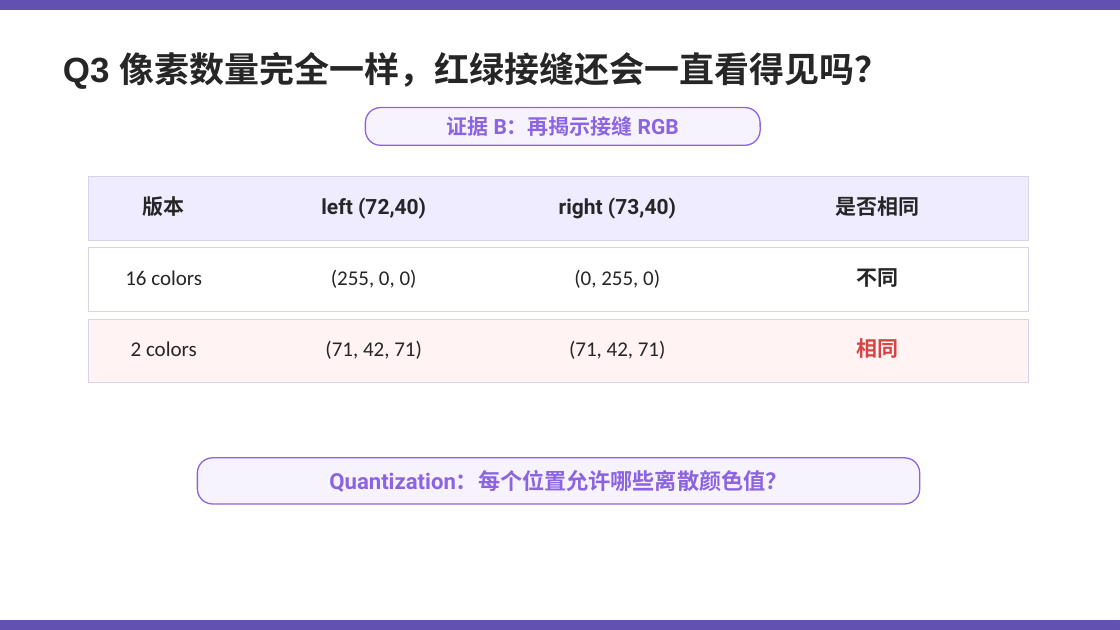
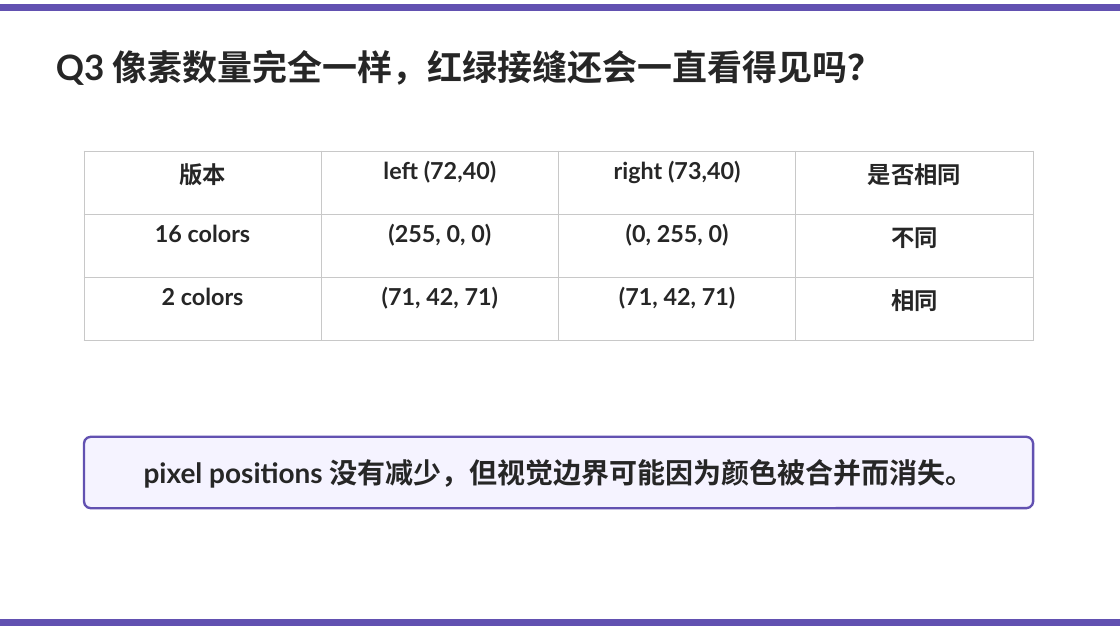
Before and after one commit to Kunonepeng/shtick, a slide deck: slide 12 of 1-2-encoding/1-2-3-image-encoding/image-encoding-v1.pptx (slide 10 before the commit). Drawn at 1120x630 pixels with LibreOffice and Linux fonts; fonts in the diff are those of the drawing. Boxes give left, top, right and bottom in pixels: in the first picture for what was removed or moved away, otherwise in the second. Text is boxed around its words. In the diff, an @@ line names an element or a change of style, - is before the commit and + after.

```diff
--- a/1-2-encoding/1-2-3-image-encoding/image-encoding-v1.pptx
+++ b/1-2-encoding/1-2-3-image-encoding/image-encoding-v1.pptx
@@ rectangle: place and size @@
-rectangle at (0,0,1120,9)
+rectangle at (0,4,1120,11)
@@ text "Q3 像素数量完全一样，红绿接缝还会一直看得见吗？" at (56,50,883,85): font Arial to Lato @@
@@ rounded rectangle removed at (365,108,760,145) @@
@@ text removed at (447,116,679,136) @@
-证据 B：再揭示接缝 RGB
@@ table added at (84,151,1035,340), 3 rows, 4 columns @@
+版本 | left (72,40) | right (73,40) | 是否相同
+16 colors | (255, 0, 0) | (0, 255, 0) | 不同
+2 colors | (71, 42, 71) | (71, 42, 71) | 相同
@@ rectangle removed at (88,176,1029,240) @@
@@ text removed at (143,196,185,216) @@
-版本
@@ text removed at (321,197,426,219) @@
-left (72,40)
@@ text removed at (559,197,676,219) @@
-right (73,40)
@@ text removed at (836,196,920,216) @@
-是否相同
@@ rectangle removed at (88,248,1029,312) @@
@@ text removed at (857,268,899,287) @@
-不同
@@ text removed at (125,270,202,285) @@
-16 colors
@@ text removed at (331,270,417,288) @@
-(255, 0, 0)
@@ text removed at (574,270,660,288) @@
-(0, 255, 0)
@@ rectangle removed at (88,319,1029,383) @@
@@ text removed at (131,341,197,356) @@
-2 colors
@@ text removed at (325,341,422,359) @@
-(71, 42, 71)
@@ text removed at (569,341,666,359) @@
-(71, 42, 71)
@@ text removed at (857,338,899,358) @@
-相同
@@ rounded rectangle: place and size @@
-rounded rectangle at (197,458,920,504)
+rounded rectangle at (84,437,1033,508)
@@ rounded rectangle at (84,437,1033,508): fill #F6F3FF to #F5F3FF; outline #8C64E1 1.1 pt to #6251B1 2 pt; proportions changed @@
@@ text added at (144,459,974,488), 24 pt, text #262626, bold @@
+pixel positions 没有减少，但视觉边界可能因为颜色被合并而消失。
@@ text removed at (329,470,787,492) @@
-Quantization：每个位置允许哪些离散颜色值？
@@ rectangle: place and size @@
-rectangle at (0,621,1120,630)
+rectangle at (0,619,1120,626)
```
Also in this commit, not shown: 22 other slides changed, 3 slides added, 1 slide removed, 8 other files.
